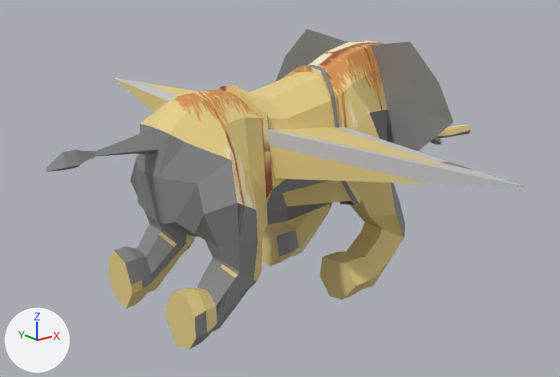
One commit to the glTF model assets/objects/general/ship/ship.glb: the scene before it, then after it.
The view is the same before and after, from a 50 mm camera at (-24.2, -22.0, 4.8) aimed at (-6.4, 0.3, -4.1). The lights are fixed; the arrows at lower left show +X, +Y and +Z. Where no turn or scale is listed for an object, it has been applied to the vertices. Vertices at the same position are counted once.

The older version as bpy lines, for what is in view:
```python
me_cone_002 = bpy.data.meshes.new('Cone.002')
me_cone_002.from_pydata(...)  # 10 vertices, 16 faces; spans x -1.39..2.05, y -4.58..5.1, z -1.13..0.96
me_cone_002.materials.append(mat_material_002)  # picture img_cone
me_cone_003 = bpy.data.meshes.new('Cone.003')
me_cone_003.from_pydata(...)  # 10 vertices, 16 faces; spans x -1.25..2.17, y -5.06..4.57, z -1.05..0.96
me_cone_003.materials.append(mat_pyramid)  # picture img_pyramid_base_color
me_plane = bpy.data.meshes.new('Plane')
me_plane.from_pydata(...)  # 694 vertices, 1384 faces; spans x -15.6..4.4, y -5.0..5.0, z -8.1..1.5
me_plane.materials.append(mat_material)  # picture img_elephant
ob_cone = bpy.data.objects.new('Cone', me_cone_003)
ob_cone.location = (-7.27, 6.57, -2.03)
ob_cone_001 = bpy.data.objects.new('Cone.001', me_cone_002)
ob_cone_001.location = (-7.12, -6.6, -2.03)
ob_plane = bpy.data.objects.new('Plane', me_plane)
ob_plane.location = (0.0, 0.0, 0.0)
```
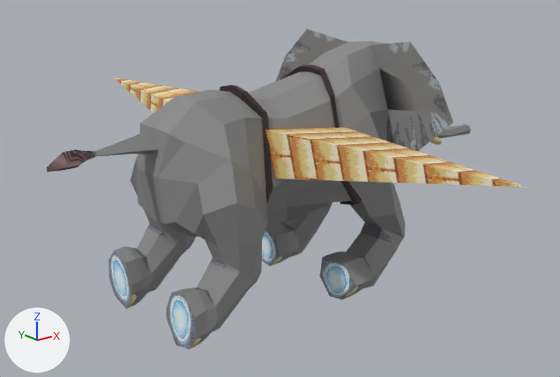
Where the newer file only moved an object's origin or applied its transform, the numbers keep the older frame.

Diff of the bpy script that builds the scene:
```diff
--- a/assets/objects/general/ship/ship.glb.py
+++ b/assets/objects/general/ship/ship.glb.py
@@ me_plane @@
 # used by ob_plane; location = (0.0, 0.0, 0.0)
-me_plane.from_pydata(...)  # 694 vertices, 1384 faces; spans x -15.6..4.4, y -5.0..5.0, z -8.1..1.5
+me_plane.from_pydata(...)  # 714 vertices, 1420 faces; spans x -15.6..4.4, y -5.0..5.0, z -8.1..1.5
+# me_plane part 3
+# 60 faces are deleted
+# 18 vertices are added at x -4.7..-2.3, y -2.5..2.5, z -8.0..-6.3
+# 96 new faces join them
+# me_plane part 4: 1320 kept faces spanning x -15.6..4.4, y -5.0..5.0, z -8.1..1.5 get new texture (UV) coordinates
 me_plane.materials.append(mat_material)
@@ me_cone_002 @@
 me_cone_002.from_pydata(...)  # 10 vertices, 16 faces; spans x -1.39..2.05, y -4.58..5.1, z -1.13..0.96
 # used by ob_cone_001; location = (-7.12, -6.6, -2.03)
-me_cone_002.materials.append(mat_material_002)  # picture img_cone
+# me_cone_002 part 1: texture (UV) coordinates of 10 of 16 faces, centred in x -1.03..1.23, y -1.21..2.14, z -0.5..0.79, changed; they spanned u 0.59..0.96, v 0.58..0.91 and now span u 0.56..0.7, v 0.06..0.99
+me_cone_002.materials.append(mat_material)  # picture img_elephant
@@ me_cone_003 @@
 me_cone_003.from_pydata(...)  # 10 vertices, 16 faces; spans x -1.25..2.17, y -5.06..4.57, z -1.05..0.96
 # used by ob_cone; location = (-7.27, 6.57, -2.03)
-me_cone_003.materials.append(mat_pyramid)  # picture img_pyramid_base_color
+# me_cone_003 part 2: texture (UV) coordinates of 16 of 16 faces, centred in x -1.17..2.1, y -4.96..1.16, z -0.48..0.79, changed; they spanned u 0.64..0.96, v 0.58..0.98 and now span u 0.56..1.0, v 0.0..0.99
+me_cone_003.materials.append(mat_material)  # picture img_elephant
```

Changed parts and their boxes (x1, y1, x2, y2) in the pictures (560 x 377 px):
'Cone.001', recoloured, surface changed: (266, 127, 525, 187) in both
'Cone', recoloured, surface changed: (113, 77, 199, 113) in both
part 3 of me_plane, built on: (290, 202, 405, 289) in both
part 4 of me_plane, surface changed (yellow to grey): (47, 30, 471, 349) in both
